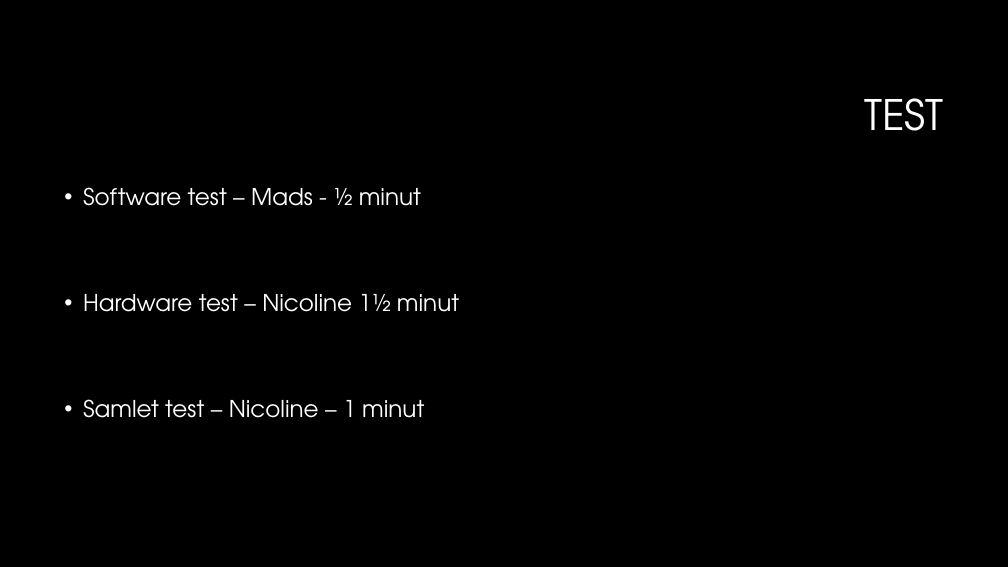
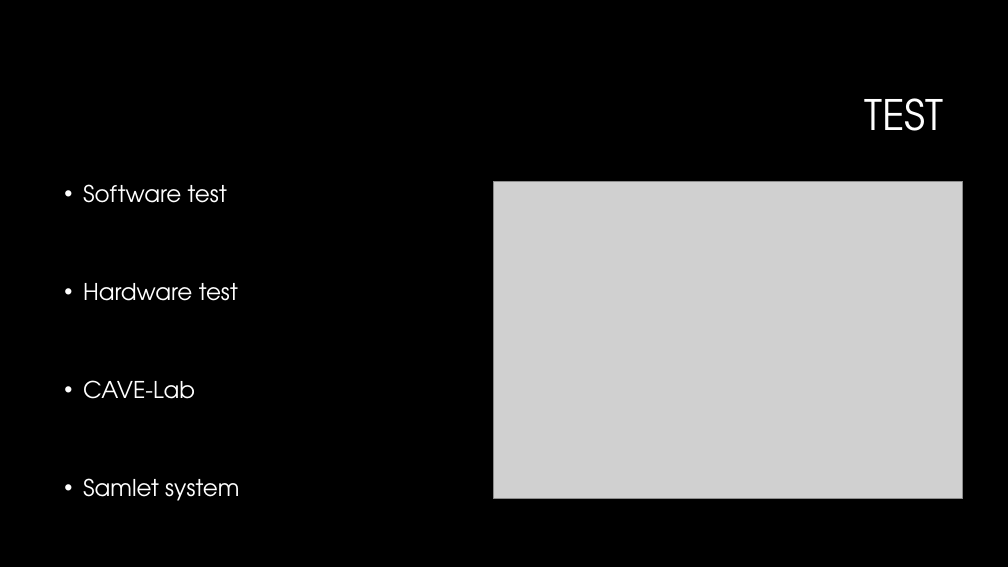
Before and after one commit to sarakirkeby/Semester-Projekt-3, a slide deck: slide 13 of Bifiler til projekt/Semesterprojekt 3.pptx. Drawn at 1008x567 pixels with LibreOffice and Linux fonts; fonts in the diff are those of the drawing; grey boxes stand for pictures; background and template pictures are left out. Boxes give left, top, right and bottom in pixels: in the first picture for what was removed or moved away, otherwise in the second. Text is boxed around its words. In the diff, an @@ line names an element or a change of style, - is before the commit and + after.

```diff
--- a/Bifiler til projekt/Semesterprojekt 3.pptx
+++ b/Bifiler til projekt/Semesterprojekt 3.pptx
@@ text at (83, 184, 239, 501): text changed @@
-• Software test – Mads - ½ minut
-• Hardware test – Nicoline 1½ minut
-• Samlet test – Nicoline – 1 minut
+• Software test
+• Hardware test
+• CAVE-Lab
+• Samlet system
@@ picture added at (494, 181, 963, 498) @@
```
Also in this commit, not shown: 1 other slide changed.
